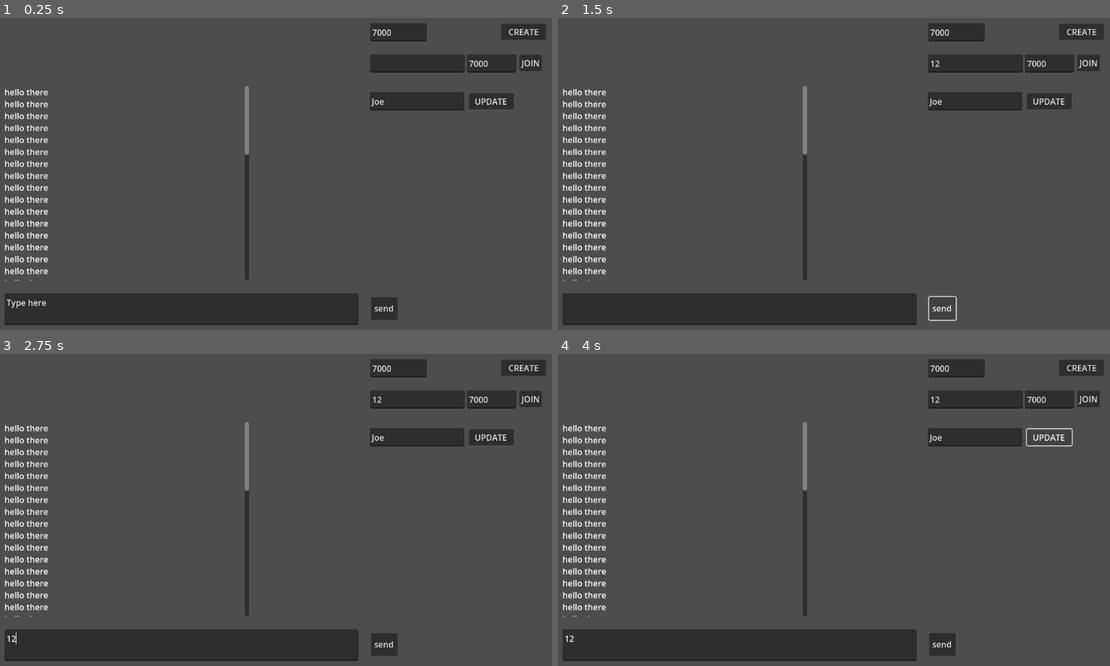
Above: before the commit, frames 1-4 (two rows, left to right).
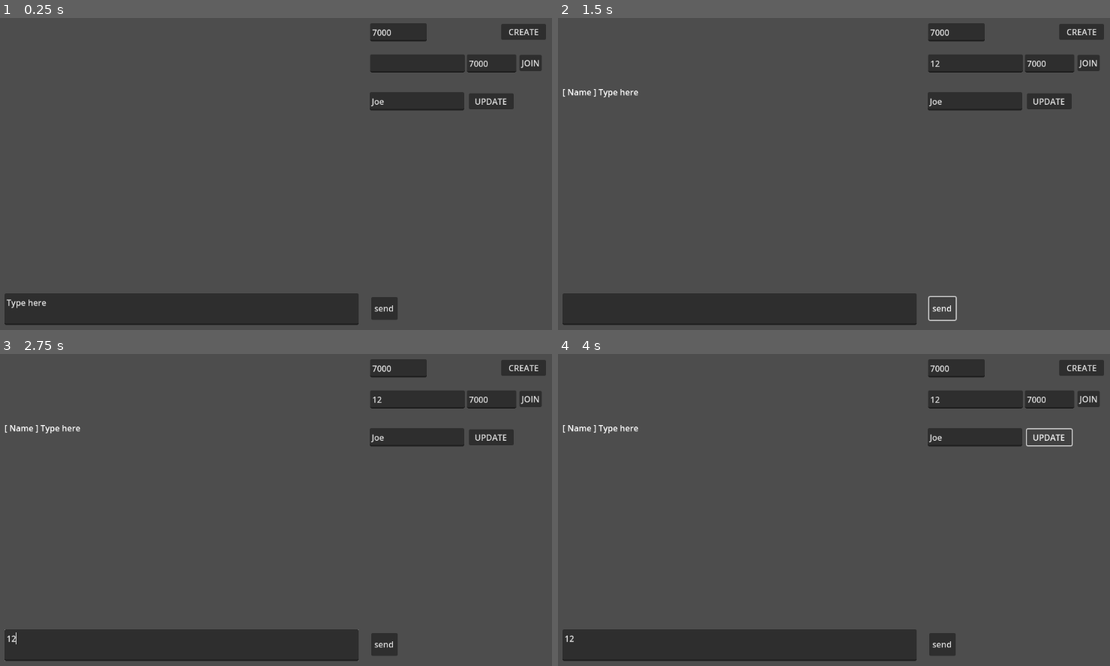
Above: after the commit, the same moments.

Repository: alexanderivanov2424/GodotTesting
Game: Godot game, scene res://main.tscn
The game is run twice, just before and just after one commit, with the same random seed, the same clock (stepped at 60 frames per second) and the same inputs.
Inputs (mouse positions are in pixels of both pictures, inside the frame that each line leads up to):
- Up to frame 1 (0.25 s): no input
- Up to frame 2 (1.5 s): click (977, 64) at 0.52 s; type "12" at 0.6 s; click "send" at 1.25 s
- Up to frame 3 (2.75 s): click (182, 644) at 2.02 s; type "12" at 2.1 s
- Up to frame 4 (4 s): click "CREATE" at 2.75 s; click "UPDATE" at 3.5 s

The runs differ from the first frame. In frame 1, 1.8% of the frame differs, in the area x 0-46%, y 21-85%; in frame 2, 1.9%; in frame 3, 1.9%; in frame 4, 1.9%.

Commit message:
chat logs

Diff:
--- a/Lobby.gd
+++ b/Lobby.gd
@@ -1,5 +1,4 @@
 extends Node
-class_name Lobby
 
 # Autoload named Lobby
 
@@ -81,10 +80,8 @@
 # ########################
 
 func send_message(message : String):
-	print("## sending message")
 	_send_message.rpc(player_info, message)
 
 @rpc("any_peer", "call_local", "reliable")
 func _send_message(sender, message : String):
-	print("## sending message rpc")
 	message_received.emit(sender, message)
--- a/Main.gd
+++ b/Main.gd
@@ -7,7 +7,7 @@
 var ChatLog : RichTextLabel = $ChatLog
 
 @onready
-var Lobby : Lobby = $LobbyNode
+var Lobby : Node = $LobbyNode
 
 var logs : Array[String] = []
 
@@ -45,10 +45,11 @@
 
 func _got_message(player_info, message : String):
 	logs.append(message)
-	print("[ " + player_info["name"] + " ] " + message)
-
+	var message_line = "[ {player_name} ] {message} \n"
+	var formatting = {"player_name" : player_info["name"],	"message" : message}
+	ChatLog.text += message_line.format(formatting)
+	ChatLog.scroll_to_line(ChatLog.get_line_count())
 
 func _on_send_button_pressed() -> void:
-	print("Sending " + InputBox.text)
 	Lobby.send_message(InputBox.text)
 	InputBox.clear()
--- a/main.tscn
+++ b/main.tscn
@@ -26,55 +26,6 @@
 offset_top = 137.0
 offset_right = 555.0
 offset_bottom = 512.0
-text = "hello there
-hello there
-hello there
-hello there
-hello there
-hello there
-hello there
-hello there
-hello there
-hello there
-hello there
-hello there
-hello there
-hello there
-hello there
-hello there
-hello there
-hello there
-hello there
-hello there
-hello there
-hello there
-hello there
-hello there
-hello there
-hello there
-hello there
-hello there
-hello there
-hello there
-hello there
-hello there
-hello there
-hello there
-hello there
-hello there
-hello there
-hello there
-hello there
-hello there
-hello there
-hello there
-hello there
-hello there
-hello there
-hello there
-hello there
-hello there
-"
 
 [node name="SendButton" type="Button" parent="."]
 offset_left = 790.0
